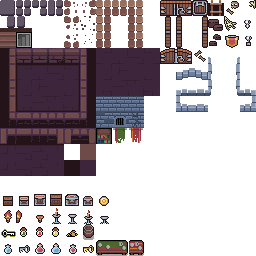
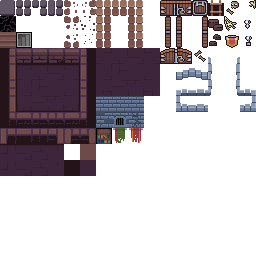
Comparing the layer stacks of the two 256×256 images. Changes:
added layer "Paint Layer 4(pasted)" above "Paint Layer 4" over [0, 16, 32, 32]
added layer "Paint Layer 4" above "Copy of full tilemap.png" over [0, 16, 32, 32]
painted on "Copy of full tilemap.png" over [0, 16, 144, 256]
